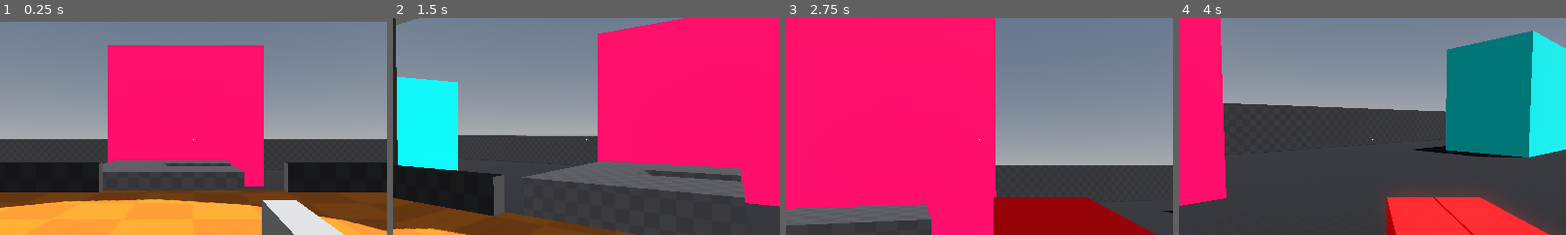
Above: before the commit, frames 1-4 (left to right).
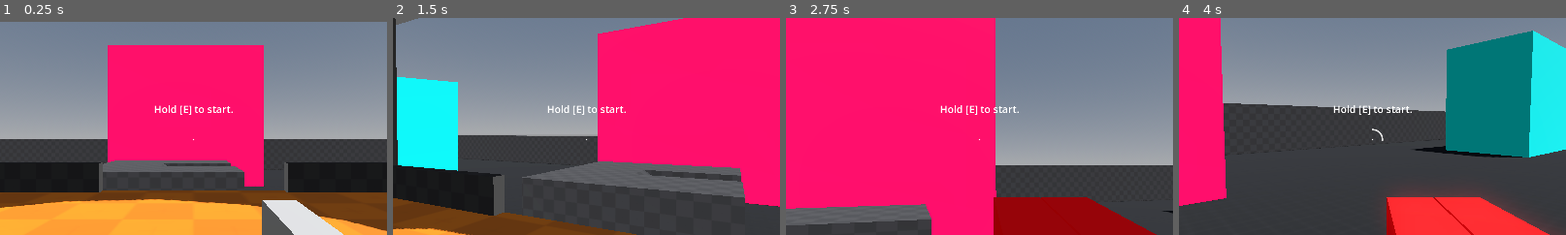
Above: after the commit, the same moments.

Repository: WyattBumbalough/ShootyGamePrototype
Game: Godot game, scene res://Entities/Levels/Test Map/test_map.tscn
The game is run twice, just before and just after one commit, with the same random seed, the same clock (stepped at 60 frames per second) and the same inputs.
Inputs (mouse positions are % of the whole screen's width and height, from its top left):
- Up to frame 1 (0.25 s): no input
- Up to frame 2 (1.5 s): move the mouse to (55, 50) at 0.52 s; hold E (action, bound only after the commit) 0.53-1.28 s; hold W (up) from 0.53 s (still down); tap Space (jump) at 0.77 s; move the mouse to (45, 50) at 1.27 s; tap Mouse wheel down (scrolldown) at 1.35 s
- Up to frame 3 (2.75 s): keep holding W (up); tap Space (jump) at 1.52 s; tap E (action, bound only after the commit) at 1.55, 2.3 s; move the mouse to (52, 48) at 2.02 s; hold Mouse wheel up (scrollup) from 2.03 s (still down)
- Up to frame 4 (4 s): keep holding W (up); move the mouse to (49, 52) at 2.77 s; release Mouse wheel up (scrollup) at 2.78 s; click (49, 52) at 2.85 s; tap Space (jump) at 3.02, 3.77 s; tap E (action, bound only after the commit) at 3.05 s; tap Enter at 3.5 s; move the mouse to (57, 51) at 3.52 s; hold E (action, bound only after the commit) from 3.53 s (still down)
The pictures show only the part of the screen within x 25-75%, y 22-72%; the shares and areas given below are measured in that part.

The runs differ from the first frame. In frame 1, 0.3% of the frame differs, in the area x 39-61%, y 40-45%; in frame 2, 0.3%; in frame 3, 0.3%; in frame 4, 0.3%, in the area x 39-61%, y 40-57%.

Commit message:
game start
Added some UI elements for starting the game/wave.

Diff:
--- a/Common/Autoloads/GameManager.gd
+++ b/Common/Autoloads/GameManager.gd
@@ -5,10 +5,19 @@
 signal enemy_spawned # Emitted when a spawner spawns an enemy.
 signal enemy_killed # Emitted when an enemy's die function is called.
 
-var wave_in_progress: bool
+var wave_manager: WaveManager
+
+var game_started: bool = false
 
 func _ready() -> void:
 	wave_started.connect(func(): print("Wave Started!"))
 	wave_ended.connect(func(): print("Wave ended!"))
 	enemy_spawned.connect(func(): print("Enemy Spawned!"))
 	enemy_killed.connect(func(): print("Enemy killed!"))
+
+
+func start_game():
+	if game_started:
+		return
+	wave_manager.load_wave()
+	game_started = true
--- a/Common/Autoloads/Global.gd
+++ b/Common/Autoloads/Global.gd
@@ -5,7 +5,7 @@
 
 var CurrentPlayer: Player
 var PlayerStateMachine: StateMachine
-var wave_manager: WaveManager
+#var wave_manager: WaveManager
 
 var rng: RandomNumberGenerator
 
--- a/Common/Spawning System/wave_manager.gd
+++ b/Common/Spawning System/wave_manager.gd
@@ -4,6 +4,7 @@
 @export_group("Wave settings")
 @export var max_spawn_amount: int = 10 ## Maximum amount of entities that can be spawned at the same time.
 @export var spawn_delay: float = 0.25 ## Time between each entity spawn.
+@export var wave_intermission: float = 15.0 ## Time between waves.
 @export var waves: Array[WaveResource] = []
 
 @onready var rand = RandomNumberGenerator.new()
@@ -14,7 +15,8 @@
 
 
 func _ready() -> void:
-	Global.wave_manager = self
+	#Global.wave_manager = self
+	GameManager.wave_manager = self
 	GameManager.enemy_killed.connect(_on_enemy_killed)
 	#load_wave()
 
--- a/Entities/Levels/Test Map/test_map.tscn
+++ b/Entities/Levels/Test Map/test_map.tscn
@@ -8,11 +8,6 @@
 [ext_resource type="PackedScene" uid="uid://iwtqaue6ffcv" path="res://Common/Spawning System/Spawner/spawner.tscn" id="3_aebi7"]
 [ext_resource type="Texture2D" uid="uid://elkn1evskl0w" path="res://Assets/Textures/Grids/orange/texture_10.png" id="5_5brj3"]
 [ext_resource type="Texture2D" uid="uid://bhvy2tetdwlxx" path="res://Assets/Textures/Grids/dark/texture_03.png" id="5_u68xo"]
-
-[sub_resource type="Resource" id="Resource_u68xo"]
-script = ExtResource("3_6s2aa")
-light_enemies = 100
-metadata/_custom_type_script = "uid://cgc1ap270d0tg"
 
 [sub_resource type="Resource" id="Resource_ayqeu"]
 script = ExtResource("3_6s2aa")
@@ -102,7 +97,7 @@
 
 [node name="WaveManager" type="Node" parent="."]
 script = ExtResource("2_mrbiv")
-waves = Array[ExtResource("3_6s2aa")]([SubResource("Resource_u68xo"), SubResource("Resource_ayqeu"), SubResource("Resource_5brj3")])
+waves = Array[ExtResource("3_6s2aa")]([SubResource("Resource_ayqeu"), SubResource("Resource_5brj3")])
 
 [node name="Spawner" parent="WaveManager" instance=ExtResource("3_aebi7")]
 transform = Transform3D(1, 0, 0, 0, 1, 0, 0, 0, 1, 39.168213, 0, 7.3324547)
--- a/Entities/Player/Player.gd
+++ b/Entities/Player/Player.gd
@@ -1,14 +1,18 @@
 extends CharacterBody3D
 class_name Player
 
-# --References--
+# --References----------------------------------------------------------|
 @onready var player_state_machine: StateMachine = %PlayerStateMachine
 @onready var head: Node3D = $Head
 @onready var eyes: Camera3D = $Head/Eyes
-@onready var enemy_count_label: Label = %EnemyCountLabel
 @onready var nav_points: Node3D = %NavPointsInner
 
-#--References End--
+# UI References ---------|
+@onready var start_game_container: CenterContainer = %StartGameContainer
+@onready var texture_progress_bar: TextureProgressBar = %TextureProgressBar
+@onready var enemy_count_label: Label = %EnemyCountLabel
+
+#--References End------------------------------------------------------|
 
 #--Variables--
 var lock_mouse: bool
@@ -48,8 +52,14 @@
 
 
 func _process(_delta: float) -> void:
-	enemy_count_label.text = "Enemies remaining: " + str(Global.wave_manager.current_enemies)
-
+	enemy_count_label.text = "Enemies remaining: " + str(GameManager.wave_manager.current_enemies)
+	if Input.is_action_pressed("action") and not GameManager.game_started:
+		texture_progress_bar.value += 1.0
+		if texture_progress_bar.value >= 100.0:
+			GameManager.start_game()
+			start_game_container.hide()
+	elif Input.is_action_just_released("action") and not GameManager.game_started:
+		texture_progress_bar.value = 0.0
 
 func _physics_process(delta: float) -> void:
 	#Display the current state.
--- a/Entities/Player/Player.tscn
+++ b/Entities/Player/Player.tscn
@@ -11,6 +11,7 @@
 [ext_resource type="Script" uid="uid://c5lf3ml8immra" path="res://Entities/Player/States/Jump.gd" id="6_t38ms"]
 [ext_resource type="Texture2D" uid="uid://cb4ydn7v8canl" path="res://Assets/Textures/crosshair001.png" id="7_hj1c0"]
 [ext_resource type="PackedScene" uid="uid://cgaokdy727hb0" path="res://Entities/Player/navpoint.tscn" id="11_jynvv"]
+[ext_resource type="Texture2D" uid="uid://diloe1tpvxvsl" path="res://Assets/Icons/circle.png" id="11_lmeus"]
 
 [sub_resource type="StandardMaterial3D" id="StandardMaterial3D_t38ms"]
 albedo_color = Color(1, 0.47058824, 0.20784314, 1)
@@ -44,6 +45,12 @@
 outline_size = 1
 outline_color = Color(0, 0, 0, 1)
 shadow_color = Color(0, 0, 0, 0.7019608)
+
+[sub_resource type="StyleBoxEmpty" id="StyleBoxEmpty_jynvv"]
+content_margin_bottom = 150.0
+
+[sub_resource type="LabelSettings" id="LabelSettings_lmeus"]
+font_size = 25
 
 [node name="Player" type="CharacterBody3D"]
 script = ExtResource("1_xhfnw")
@@ -138,7 +145,7 @@
 
 [node name="CanvasLayer" type="CanvasLayer" parent="."]
 
-[node name="CenterContainer" type="CenterContainer" parent="CanvasLayer"]
+[node name="Reticle Container" type="CenterContainer" parent="CanvasLayer"]
 anchors_preset = 15
 anchor_right = 1.0
 anchor_bottom = 1.0
@@ -146,7 +153,7 @@
 grow_vertical = 2
 mouse_filter = 2
 
-[node name="Reticle" type="TextureRect" parent="CanvasLayer/CenterContainer"]
+[node name="Reticle" type="TextureRect" parent="CanvasLayer/Reticle Container"]
 layout_mode = 2
 texture = ExtResource("7_hj1c0")
 
@@ -200,6 +207,27 @@
 text = "Walking"
 label_settings = SubResource("LabelSettings_761t5")
 
+[node name="StartGameContainer" type="CenterContainer" parent="CanvasLayer"]
+unique_name_in_owner = true
+anchors_preset = 15
+anchor_right = 1.0
+anchor_bottom = 1.0
+grow_horizontal = 2
+grow_vertical = 2
+mouse_filter = 2
+
+[node name="Label" type="Label" parent="CanvasLayer/StartGameContainer"]
+layout_mode = 2
+theme_override_styles/normal = SubResource("StyleBoxEmpty_jynvv")
+text = "Hold [E] to start."
+label_settings = SubResource("LabelSettings_lmeus")
+
+[node name="TextureProgressBar" type="TextureProgressBar" parent="CanvasLayer/StartGameContainer"]
+unique_name_in_owner = true
+layout_mode = 2
+fill_mode = 4
+texture_progress = ExtResource("11_lmeus")
+
 [node name="NavPointsInner" type="Node3D" parent="."]
 unique_name_in_owner = true
 
--- a/project.godot
+++ b/project.godot
@@ -91,6 +91,11 @@
 "events": [Object(InputEventMouseButton,"resource_local_to_scene":false,"resource_name":"","device":-1,"window_id":0,"a …(253 unchanged characters)…
 ]
 }
+action={
+"deadzone": 0.2,
+"events": [Object(InputEventKey,"resource_local_to_scene":false,"resource_name":"","device":-1,"window_id":0,"alt_pressed":false,"shift_pressed":false,"ctrl_pressed":false,"meta_pressed":false,"pressed":false,"keycode":0,"physical_keycode":69,"key_label":0,"unicode":101,"location":0,"echo":false,"script":null)
+]
+}
 
 [layer_names]
 
Binary file added: Assets/Icons/circle.png
Not shown, added: Assets/Icons/circle.png.import
Not shown: 1 places in Entities/Levels/Test Map/test_map.tscn that only renumber resources
Not shown: 1 places in Entities/Player/Player.tscn that only renumber resources
